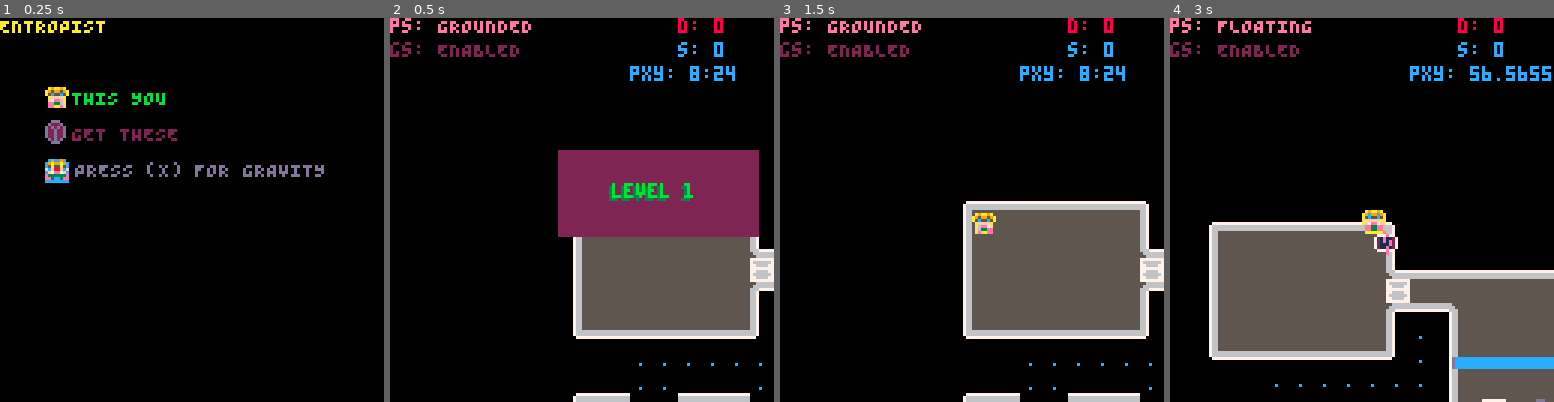
Above: before the commit, frames 1-4 (left to right).
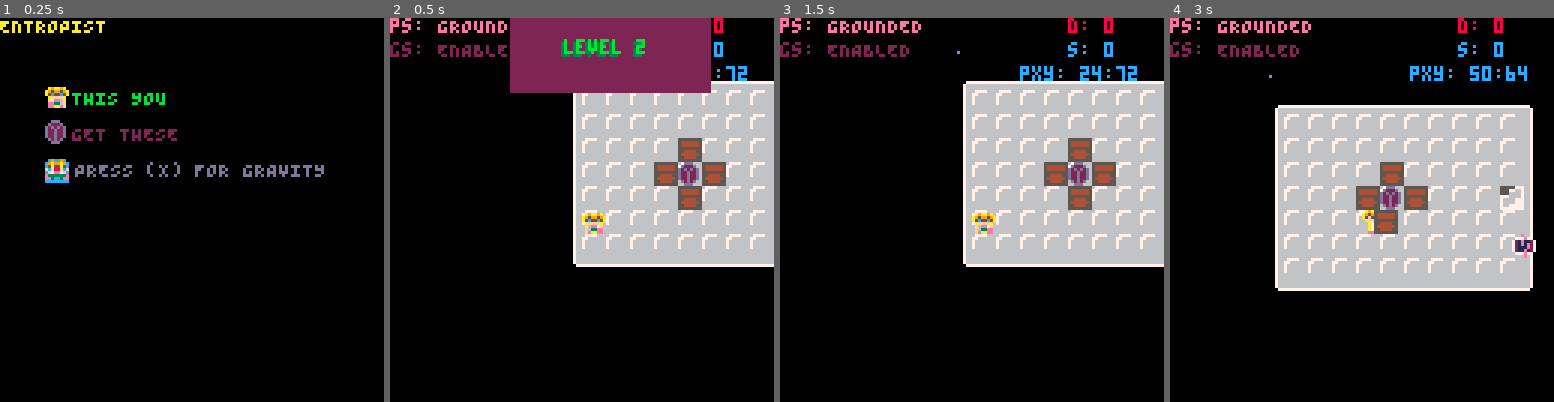
Above: after the commit, the same moments.

Repository: kitasuna/pico8-ttuor
Game: PICO-8 cartridge main.p8
Two runs of this game, one before a commit and one after it. Both use one fixed random seed, a clock stepped at 60 frames per second and the inputs below.
Inputs:
- Up to frame 1 (0.25 s): no input
- Up to frame 2 (0.5 s): tap X (X key) at 0.33 s
- Up to frame 3 (1.5 s): tap O (Z key) at 0.7 s; tap X (X key) at 1.07 s
- Up to frame 4 (3 s): hold Right 1.6-2.1 s; tap O (Z key) every 0.4 s from 1.7 to 2.9 s; tap X (X key) at 1.85, 2.97 s; hold Up 2.15-2.42 s; hold Right from 2.47 s (still down)

Frame 1 is identical in both runs. In frame 2, 45% of the frame differs, in the area x 31-100%, y 0-100%; in frame 3, 34%; in frame 4, 53%, in the area x 10-100%, y 0-100%.

Commit message:
Add some levels

Diff:
--- a/entity.lua
+++ b/entity.lua
@@ -220,11 +220,11 @@
     end
 
     local collision = false
-    local curr_map_x = (beam.pos_x - ent_man.map_offset_x) \ 8
-    local curr_map_y = (beam.pos_y - ent_man.map_offset_y) \ 8
+    local curr_map_x = ((beam.pos_x - ent_man.map_offset_x) \ 8) + level.start_tile_x
+    local curr_map_y = ((beam.pos_y - ent_man.map_offset_y) \ 8) + level.start_tile_y
     local beam_max_x = beam.pos_x
     while collision == false do
-      local next_map_x = ((beam_max_x + 1) - ent_man.map_offset_x) \ 8
+      local next_map_x = (((beam_max_x + 1) - ent_man.map_offset_x) \ 8) + level.start_tile_x
       local flag = fget(mget(next_map_x, curr_map_y))
       if (fget(mget(next_map_x, curr_map_y)) & beam.can_travel) == 0 then
         collision = true
--- a/level.lua
+++ b/level.lua
@@ -24,12 +24,70 @@
       map_offset_x = 16, -- use these values (in pixels) to offset the coordinates of entities and player
       map_offset_y = 16,
       player_pos_x = ((1*8) + 16),
-      player_pos_y = ((6*8) + 16),
-      map_tile_width = 5,
+      player_pos_y = ((7*8) + 16),
+      -- Map tile width / height is the total number of tiles to draw
+      map_tile_width = 12,
       map_tile_height = 10,
       ents = {
-        {type=ENT_BOX, pos_x= (1*8)+16, pos_y = (3*8)+16},
+        -- Assuming that (start_tile_x, start_tile_y) is the origin tile
+        -- given the expression:
+        -- (TILE_NUMBER*8) + MAP_OFFSET
+        -- update TILE_NUMBER to be the starting tile for the entity
+        {type=ENT_ITEM, pos_x= (5*8)+16, pos_y = (5*8)+16},
+        {type=ENT_BOX, pos_x= (4*8)+16, pos_y = (5*8)+16},
+        {type=ENT_BOX, pos_x= (6*8)+16, pos_y = (5*8)+16},
+        {type=ENT_BOX, pos_x= (5*8)+16, pos_y = (4*8)+16},
+        {type=ENT_BOX, pos_x= (5*8)+16, pos_y = (6*8)+16},
+      }
+    },
+    {
+      label="03",
+      start_tile_x = 32, -- x index of the upper-left map tile to draw
+      start_tile_y = 0, -- y index of the upper left map tile to draw
+      map_offset_x = 16, -- use these values (in pixels) to offset the coordinates of entities and player
+      map_offset_y = 16,
+      player_pos_x = ((10*8) + 16),
+      player_pos_y = ((6*8) + 16),
+      -- Map tile width / height is the total number of tiles to draw
+      map_tile_width = 13,
+      map_tile_height = 14,
+      ents = {
+        -- Assuming that (start_tile_x, start_tile_y) is the origin tile
+        -- given the expression:
+        -- (TILE_NUMBER*8) + MAP_OFFSET
+        -- update TILE_NUMBER to be the starting tile for the entity
+        ent_at(ENT_BOX, 6, 5),
+        ent_at(ENT_BOX, 6, 6),
+        ent_at(ENT_BOX, 6, 7),
+        ent_at(ENT_BEAM, 1, 4),
+        ent_at(ENT_BOX, 2, 2),
+        ent_at(ENT_ITEM, 3, 2),
+      }
+    },
+    {
+      label="04",
+      start_tile_x = 46, -- x index of the upper-left map tile to draw
+      start_tile_y = 0, -- y index of the upper left map tile to draw
+      map_offset_x = 16, -- use these values (in pixels) to offset the coordinates of entities and player
+      map_offset_y = 16,
+      player_pos_x = ((2*8) + 16),
+      player_pos_y = ((2*8) + 16),
+      -- Map tile width / height is the total number of tiles to draw
+      map_tile_width = 12,
+      map_tile_height = 13,
+      ents = {
+        -- Assuming that (start_tile_x, start_tile_y) is the origin tile
+        -- given the expression:
+        -- (TILE_NUMBER*8) + MAP_OFFSET
+        -- update TILE_NUMBER to be the starting tile for the entity
+        ent_at(ENT_BOX, 9, 3),
+        ent_at(ENT_BOX, 9, 4),
+        ent_at(ENT_ITEM, 3, 9),
       }
     },
   }
 end
+
+function ent_at(ent_type, tile_x, tile_y)
+  return {type=ent_type, pos_x=(tile_x*8)+16, pos_y=(tile_y*8)+16}
+end
--- a/main.p8
+++ b/main.p8
@@ -302,7 +302,7 @@
   -- Load levels
   levels = get_levels()
 
-  level_index = 1
+  level_index = 2
 
   -- Set up timers table for later...
   timers = {}
@@ -510,20 +510,20 @@
 
 
 __gff__
-0001010101010101010101010101010101010100000000002042020004040404040404040000000000000010000000000000000000000000000000000000000002000000000000000000000000000000020202020200000000000000000000000000000000000000000000000000000000000000000000000000000000000000
+0001010101010101010101010101010101010100000000002042020004040404040404040000000000000010000000000000000000000000000000000000000002000000000000000000000000000000020202020200000000000000000000000002000000000000000000000000000000000000000000000000000000000000
 0000000000000000000000000000000000000000000000000000000000000000000000000000000000000000000000000000000000000000000000000000000000000000000000000000000000000000000000000000000000000000000000000000000000000000000000000000000000000000000000000000000000000000
 __map__
-555555555555005555555555551a1a1a1a1a1a00000000000000000000000000000000000000000000000000000000000000000000000000000000000000000000000000000000000000000000000000000000000000000000000000000000000000000000000000000000000000000000000000000000000000000000000000
-5555555555550055555555555555555555554543434346000000000000000000000000000000000000000000000000000000000000000000000000000000000000000000000000000000000000000000000000000000000000000000000000000000000000000000000000000000000000000000000000000000000000000000
-4543434343434343465555555555555555554119404042000000000000000000000000000000000000000000000000000000000000000000000000000000000000000000000000000000000000000000000000000000000000000000000000000000000000000000000000000000000000000000000000000000000000000000
-4140404040404040425555555555555555554140404042000000000000000000000000000000000000000000000000000000000000000000000000000000000000000000000000000000000000000000000000000000000000000000000000000000000000000000000000000000000000000000000000000000000000000000
-4140404040404040494343434343434655554140404042000000000000000000000000000000000000000000000000000000000000000000000000000000000000000000000000000000000000000000000000000000000000000000000000000000000000000000000000000000000000000000000000000000000000000000
-4140404040404040404040404040404255554140404042000000000000000000000000000000000000000000000000000000000000000000000000000000000000000000000000000000000000000000000000000000000000000000000000000000000000000000000000000000000000000000000000000000000000000000
-41404040404040404a444b404040404255554140404042000000454343434343434346000000000000000000000000000000000000000000000000000000000000000000000000000000000000000000000000000000000000000000000000000000000000000000000000000000000000000000000000000000000000000000
-4140404040404040421841404040404255554140404042000000411940404040404042000000000000000000000000000000000000000000000000000000000000000000000000000000000000000000000000000000000000000000000000000000000000000000000000000000000000000000000000000000000000000000
-4844444444444444471830404040404255554140404042000000414040404040404042000000000000000000000000000000000000000000000000000000000000000000000000000000000000000000000000000000000000000000000000000000000000000000000000000000000000000000000000000000000000000000
-5555551818181818181841404040404200004844444447000000414040404040404042000000000000000000000000000000000000000000000000000000000000000000000000000000000000000000000000000000000000000000000000000000000000000000000000000000000000000000000000000000000000000000
-454343181843434318184c404040404200000000000000000000484444444444444447000000000000000000000000000000000000000000000000000000000000000000000000000000000000000000000000000000000000000000000000000000000000000000000000000000000000000000000000000000000000000000
-4140531818524053181852404040404200000000000000000000000000000000000000000000000000000000000000000000000000000000000000000000000000000000000000000000000000000000000000000000000000000000000000000000000000000000000000000000000000000000000000000000000000000000
-4119531818524053181852404040404200000000000000000000000000000000000000000000000000000000000000000000000000000000000000000000000000000000000000000000000000000000000000000000000000000000000000000000000000000000000000000000000000000000000000000000000000000000
-4844441818444444181844444444444700000000000000000000000000000000000000000000000000000000000000000000000000000000000000000000000000000000000000000000000000000000000000000000000000000000000000000000000000000000000000000000000000000000000000000000000000000000
+555555555555005555555555551a1a1a1a1a1800000000000000000000000000180000000000000000000000000018181818181818181818181800000000000000000000000000000000000000000000000000000000000000000000000000000000000000000000000000000000000000000000000000000000000000000000
+5555555555550055555555555555555555554543434343434343434343460000454343434600000000000000000018454343431818181800000000000000000000000000000000000000000000000000000000000000000000000000000000000000000000000000000000000000000000000000000000000000000000000000
+4543434343434343465555555555555555004140404040404040404040420000414040404200000000000000000018414040401818434343001800000000000000000000000000000000000000000000000000000000000000000000000000000000000000000000000000000000000000000000000000000000000000000000
+4140404040404040425555555555555555554140404040404040404040420000414040404200004543434343460018414040401818404040181800000000000000000000000000000000000000000000000000000000000000000000000000000000000000000000000000000000000000000000000000000000000000000000
+4140404040404040494343434343434655004140404040404040404040420000304040404943434c40404040420018414040401818404040181800000000000000000000000000000000000000000000000000000000000000000000000000000000000000000000000000000000000000000000000000000000000000000000
+4140404040404040404040404040404255004140404040404040404019420000414040404040404040404040420018414040401818404040181800000000000000000000000000000000000000000000000000000000000000000000000000000000000000000000000000000000000000000000000000000000000000000000
+41404040404040404a444b404040404255554140404040404040404040420000414040404040404040404040420018484444441818404040181800000000000000000000000000000000000000000000000000000000000000000000000000000000000000000000000000000000000000000000000000000000000000000000
+4140404040404040421841404040404255554140404040404040404040420000414040404040404040404040420018181818181818181818181800000000000000000000000000000000000000000000000000000000000000000000000000000000000000000000000000000000000000000000000000000000000000000000
+4844444444444444471830404040404255554140404040404040404040420000414040404a44444b40404040420018004040401818181818181800000000000000000000000000000000000000000000000000000000000000000000000000000000000000000000000000000000000000000000000000000000000000000000
+5555551818181818181841404040404200004844444444444444444444470000414040404200004844444444470018184040401818404040421800000000000000000000000000000000000000000000000000000000000000000000000000000000000000000000000000000000000000000000000000000000000000000000
+454343181843434318184c404040404200000000000000000000000000000000414040404943434346000000000018184040401818404019421800000000000000000000000000000000000000000000000000000000000000000000000000000000000000000000000000000000000000000000000000000000000000000000
+4140531818524053181852404040404200000000000000000000000000000000414040404040401942000000000018181818181818444444471800000000000000000000000000000000000000000000000000000000000000000000000000000000000000000000000000000000000000000000000000000000000000000000
+4119531818524053181852404040404200000000000000000000000000000000414040404040404042000000000018181818181818181818181800000000000000000000000000000000000000000000000000000000000000000000000000000000000000000000000000000000000000000000000000000000000000000000
+4844441818444444181844444444444700000000000000000000000000000000484444444444444447000000000000000000000000000000000000000000000000000000000000000000000000000000000000000000000000000000000000000000000000000000000000000000000000000000000000000000000000000000
Not shown, changed: 26 lines of the sprite sheet (__gfx__) section of main.p8
